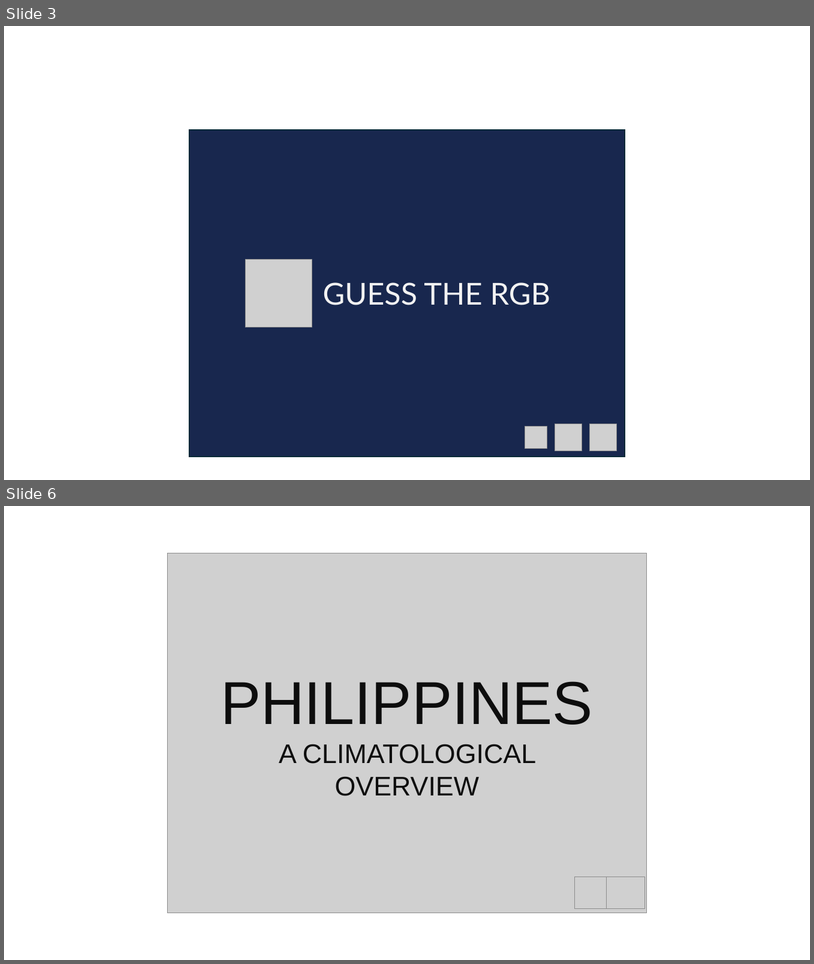
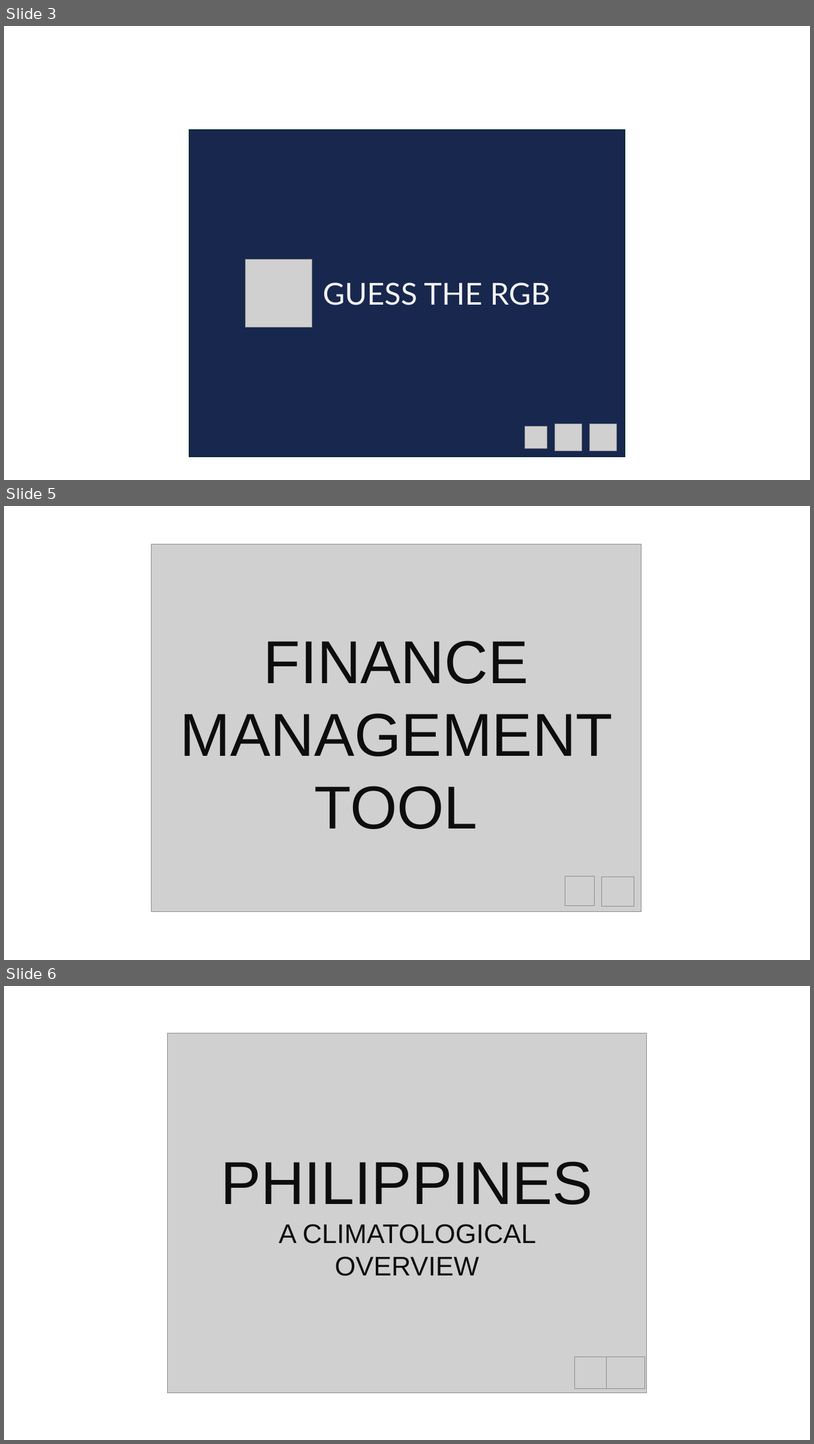
Before and after one commit to jp-panonce/jp-panonce.github.io, a slide deck: portfolio_cover_maker.pptx. Shown one above the other, each under a label of ours: slides 3 and 6 before the commit, slides 3, 5 and 6 after it; the slides between them are not shown. The pictures are 814x964 and 814x1444 pixels, drawn with LibreOffice and Linux fonts; fonts in the diff are those of the drawing; grey boxes stand for pictures. Boxes give left, top, right and bottom in pixels: in the first picture for what was removed or moved away, otherwise in the second. Text is boxed around its words. In the diff, an @@ line names an element or a change of style, - is before the commit and + after.

```diff
--- a/portfolio_cover_maker.pptx
+++ b/portfolio_cover_maker.pptx
@@ slide 5 added at bbox=[4, 506, 810, 960], background #FFFFFF @@
@@ group added at bbox=[151, 544, 641, 912]: 3 pictures, 1 text @@
+FINANCE MANAGEMENT TOOL
```
Also in this commit, not shown: 1 slide changed, 1 slide removed, 4 other files.
